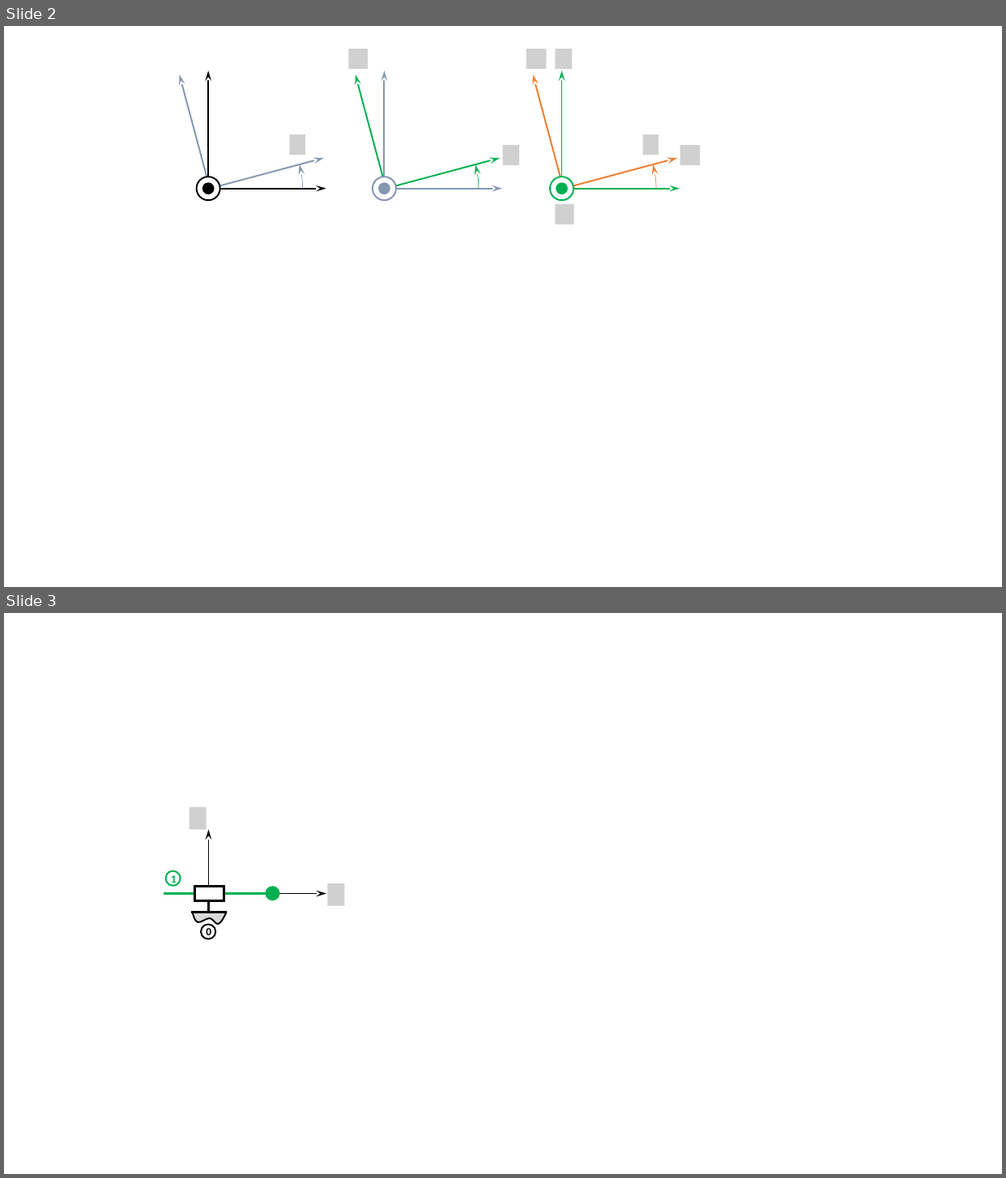
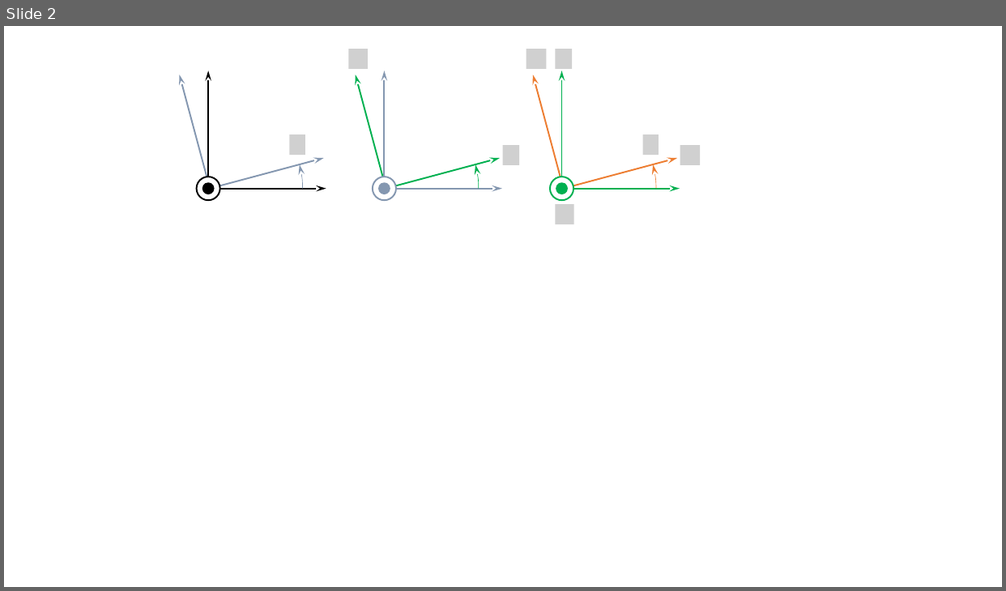
Before and after one commit to xpessoles/ExercicesCompetences, a slide deck: Figures/EPAS.pptx. Shown one above the other, each under a label of ours: slides 2 and 3 before the commit, slide 2 after it. The pictures are 1006x1178 and 1006x591 pixels, drawn with LibreOffice and Linux fonts; fonts in the diff are those of the drawing; grey boxes stand for pictures; background and template pictures are left out. Boxes give left, top, right and bottom in pixels: in the first picture for what was removed or moved away, otherwise in the second. Text is boxed around its words. In the diff, an @@ line names an element or a change of style, - is before the commit and + after.

```diff
--- a/Figures/EPAS.pptx
+++ b/Figures/EPAS.pptx
@@ slide 3 removed at [4, 613, 1002, 1174], background #FFFFFF @@
@@ picture removed at [189, 807, 206, 829] @@
@@ arrow removed from (208, 894) to (208, 829) @@
@@ ellipse removed at [166, 871, 181, 886] @@
-1
@@ line removed from (266, 894) to (164, 894) @@
@@ rectangle removed at [195, 886, 224, 901] @@
@@ arrow removed from (208, 894) to (326, 894) @@
@@ line removed from (209, 901) to (209, 913) @@
@@ ellipse removed at [266, 886, 280, 901] @@
@@ picture removed at [327, 884, 345, 906] @@
@@ line removed from (226, 913) to (191, 913) @@
@@ freeform shape removed at [193, 913, 226, 924] @@
@@ ellipse removed at [201, 924, 216, 939] @@
-0
```
Also in this commit, not shown: 61 other slides removed, 4 other files.
